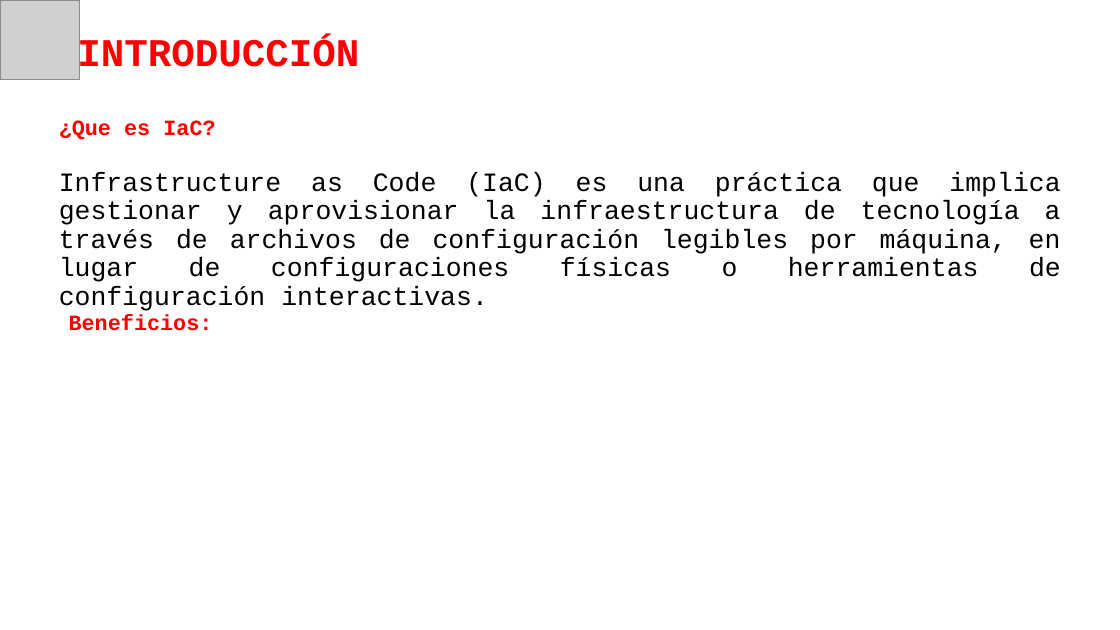
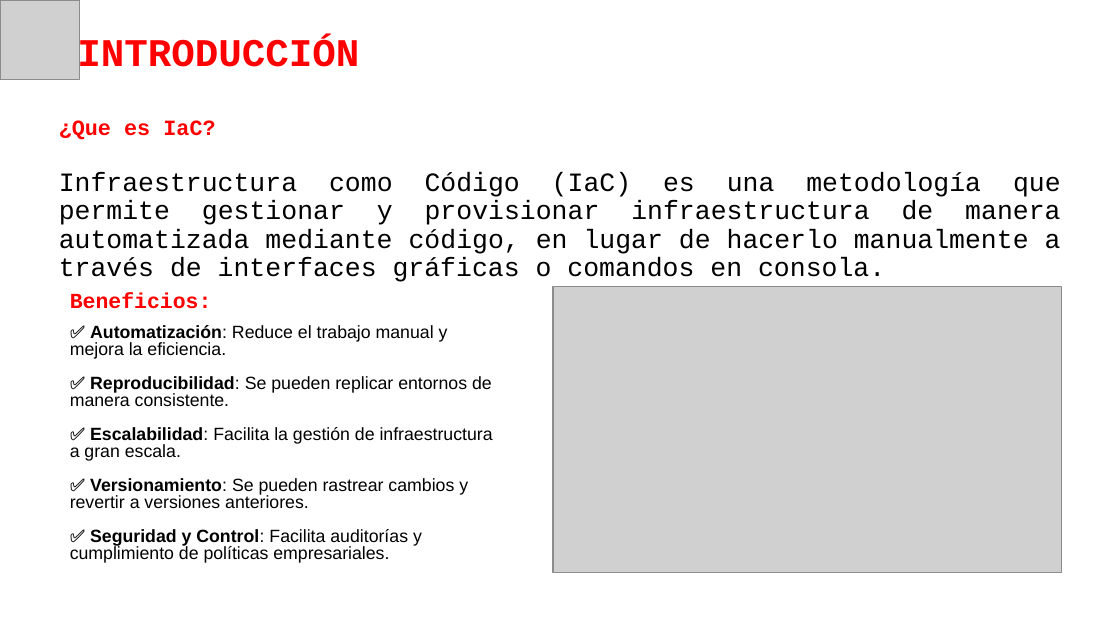
Before and after one commit to JorgeNeir/LabsGit, a slide deck: slide 2 of Despliegue IaC.pptx. Drawn at 1120x630 pixels with LibreOffice and Linux fonts; fonts in the diff are those of the drawing; grey boxes stand for pictures; background and template pictures are left out. Boxes give left, top, right and bottom in pixels: in the first picture for what was removed or moved away, otherwise in the second. Text is boxed around its words. In the diff, an @@ line names an element or a change of style, - is before the commit and + after.

```diff
--- a/Despliegue IaC.pptx
+++ b/Despliegue IaC.pptx
@@ text at (59, 172, 1061, 282): text changed @@
-Infrastructure as Code (IaC) es una práctica que implica gestionar y aprovisionar la infraestructura de tecnología a través de archivos de configuración legibles por máquina, en lugar de configuraciones físicas o herramientas de configuración interactivas.
+Infraestructura como Código (IaC) es una metodología que permite gestionar y provisionar infraestructura de manera automatizada mediante código, en lugar de hacerlo manualmente a través de interfaces gráficas o comandos en consola.
@@ text "Beneficios:": place and size @@
-text "Beneficios:" at (69, 315, 213, 331)
+text "Beneficios:" at (70, 292, 493, 563)
@@ text at (70, 292, 212, 309): size 14 to 13.8 pt in "Beneficios:"; line spacing 1 to 0.8 @@
@@ picture added at (553, 287, 1062, 572) @@
@@ text at (70, 325, 493, 563): paragraphs added @@
+✅ Automatización: Reduce el trabajo manual y mejora la eficiencia.
+✅ Reproducibilidad: Se pueden replicar entornos de manera consistente.
+✅ Escalabilidad: Facilita la gestión de infraestructura a gran escala.
+✅ Versionamiento: Se pueden rastrear cambios y revertir a versiones anteriores.
+✅ Seguridad y Control: Facilita auditorías y cumplimiento de políticas empresariales.
```
Also in this commit, not shown: 6 slides added, 6 slides removed.
